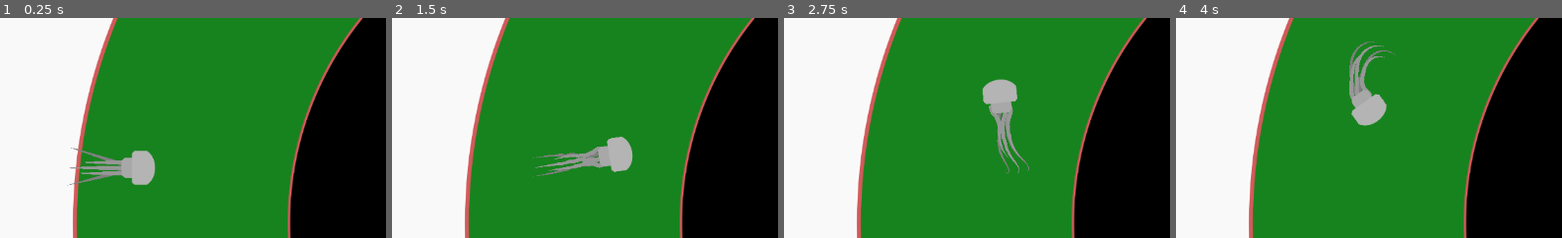
Above: before the commit, frames 1-4 (left to right).
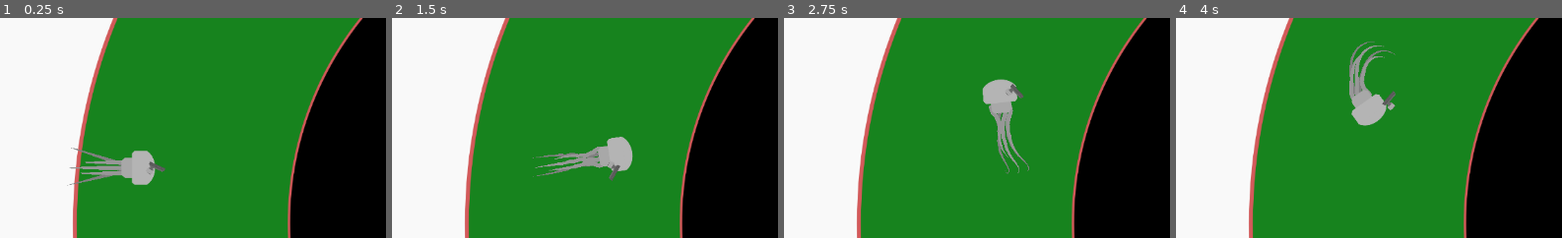
Above: after the commit, the same moments.

Repository: yourname3/eyegame
Game: Godot game, scene res://game.tscn
Two runs of this game, one before a commit and one after it. Both use one fixed random seed, a clock stepped at 60 frames per second and the inputs below. The engine's default icon, where the game draws it, is replaced by a stand-in: a white triangle on a blue panel in a dark square.
Inputs (mouse positions are % of the whole screen's width and height, from its top left):
- Up to frame 1 (0.25 s): no input
- Up to frame 2 (1.5 s): tap Enter at 0.5 s; move the mouse to (71, 45) at 0.52 s; move the mouse to (29, 55) at 1.27 s
- Up to frame 3 (2.75 s): move the mouse to (59, 28) at 2.02 s
- Up to frame 4 (4 s): move the mouse to (44, 70) at 2.77 s; move the mouse to (80, 65) at 3.52 s
The pictures show only the part of the screen within x 32-82%, y 17-67%; the shares and areas given below are measured in that part.

The runs differ from the first frame. In frame 1, 0.1% of the frame differs, in the area x 38-43%, y 65-71%; in frame 2, 0.1%; in frame 3, 0.1%; in frame 4, 0.1%, in the area x 53-57%, y 33-42%.

Commit message:
Janky claw

Diff:
--- /dev/null
+++ b/player/claw.gd
@@ -0,0 +1,20 @@
+extends Node2D
+# Nominally some kind of weapon equip point, that autonomously aims.
+class_name PlayerClaw
+
+# Local coordinates, random wandering target position.
+var target: Vector2 = Vector2.ZERO
+
+var smooth1: Vector2 = Vector2.ZERO
+var smooth2: Vector2 = Vector2.ZERO
+
+
+func _process(delta: float) -> void:
+	const fac = 0.1
+	var noise = Vector2.from_angle(randf_range(0, TAU)) * randf_range(0, 500)
+	smooth1 += (noise - smooth1) * fac
+	smooth2 += (smooth1 - smooth2) * fac
+	target += (smooth2 - target) * fac
+
+	position = position.move_toward(target, 300 * delta)
+	global_rotation = rotate_toward(global_rotation, target.angle(), TAU * delta * 8)
--- /dev/null
+++ b/player/claw.svg
@@ -0,0 +1,71 @@
+<?xml version="1.0" encoding="UTF-8" standalone="no"?>
+<!-- Created with Inkscape (http://www.inkscape.org/) -->
+
+<svg
+   width="128"
+   height="128"
+   viewBox="0 0 33.866666 33.866666"
+   version="1.1"
+   id="svg1"
+   inkscape:version="1.4 (86a8ad7, 2024-10-11)"
+   sodipodi:docname="claw.svg"
+   xmlns:inkscape="http://www.inkscape.org/namespaces/inkscape"
+   xmlns:sodipodi="http://sodipodi.sourceforge.net/DTD/sodipodi-0.dtd"
+   xmlns="http://www.w3.org/2000/svg"
+   xmlns:svg="http://www.w3.org/2000/svg">
+  <sodipodi:namedview
+     id="namedview1"
+     pagecolor="#505050"
+     bordercolor="#eeeeee"
+     borderopacity="1"
+     inkscape:showpageshadow="0"
+     inkscape:pageopacity="0"
+     inkscape:pagecheckerboard="0"
+     inkscape:deskcolor="#505050"
+     inkscape:document-units="px"
+     inkscape:zoom="4.4008137"
+     inkscape:cx="139.17881"
+     inkscape:cy="94.414358"
+     inkscape:window-width="2560"
+     inkscape:window-height="1494"
+     inkscape:window-x="-11"
+     inkscape:window-y="-11"
+     inkscape:window-maximized="1"
+     inkscape:current-layer="layer1" />
+  <defs
+     id="defs1" />
+  <g
+     inkscape:label="Layer 1"
+     inkscape:groupmode="layer"
+     id="layer1">
+    <path
+       id="rect9"
+       style="fill:#878787;fill-opacity:1;stroke-width:2.38125;stroke-linecap:square;stroke-miterlimit:12.9"
+       d="m 4.2367175,17.153691 h 9.1826515 c 0.516757,-0.0089 0.882765,0.168928 0.807737,0.892758 V 24.76339 H 4.2367175 Z"
+       sodipodi:nodetypes="cccccc" />
+    <path
+       style="fill:#696969;fill-opacity:1;stroke:none;stroke-width:2.38125;stroke-linecap:square;stroke-miterlimit:12.9"
+       d="M 5.6917485,27.710202 5.6117625,14.339205 1.6578281,11.977136 1.5661347,6.3602269 32.708307,6.539079 l 0.08503,5.462829 -2.848467,2.557406 -17.769993,-0.09169 0.06377,13.582677 z"
+       id="path9"
+       sodipodi:nodetypes="cccccccccc" />
+    <path
+       id="rect8"
+       style="fill:#a8a8a8;stroke-width:2.38125;stroke-linecap:square;stroke-miterlimit:12.9"
+       d="m 4.2414325,19.59148 h 8.9552265 c 0.460854,0.149187 1.004272,0.16765 1.005101,1.04521 l 0.02567,5.606561 c -0.0171,0.540517 -0.277186,0.858301 -0.775258,0.957928 H 4.2414325 L 1.7163314,25.371254 1.6210174,19.380913 4.2414325,17.194737 Z"
+       sodipodi:nodetypes="cccccccccc" />
+    <rect
+       style="fill:#585858;fill-opacity:1;stroke:none;stroke-width:2.43827;stroke-linecap:square;stroke-miterlimit:12.9"
+       id="rect10"
+       width="31.26779"
+       height="2.3806882"
+       x="1.4405195"
+       y="6.369031" />
+    <rect
+       style="fill:#585858;fill-opacity:1;stroke:none;stroke-width:2.43827;stroke-linecap:square;stroke-miterlimit:12.9"
+       id="rect11"
+       width="31.26779"
+       height="2.3806882"
+       x="1.504288"
+       y="9.642477" />
+  </g>
+</svg>
--- a/player/player_animation.tscn
+++ b/player/player_animation.tscn
@@ -1,8 +1,10 @@
-[gd_scene load_steps=5 format=3 uid="uid://bki43oonjw1f2"]
+[gd_scene load_steps=7 format=3 uid="uid://bki43oonjw1f2"]
 
 [ext_resource type="Script" uid="uid://bwrea3awxyb53" path="res://player/player_animation.gd" id="1_fp5y0"]
 [ext_resource type="Script" uid="uid://cj378pgaoju2f" path="res://player/player_flagellum.gd" id="1_v5hpx"]
 [ext_resource type="Texture2D" uid="uid://dfoct6gc3qe2q" path="res://player/main_body.svg" id="3_t8nns"]
+[ext_resource type="Script" uid="uid://rgmo63w3dx3c" path="res://player/claw.gd" id="4_1wvki"]
+[ext_resource type="Texture2D" uid="uid://bqql7qdcmhd2y" path="res://player/claw.svg" id="4_v3vk1"]
 
 [sub_resource type="Curve" id="Curve_v5hpx"]
 _data = [Vector2(0, 1), 0.0, 0.0483477, 0, 0, Vector2(1, 0), -2.00557, 0.0, 0, 0]
@@ -57,3 +59,14 @@
 position = Vector2(1, -9.53674e-07)
 scale = Vector2(0.59375, 0.59375)
 texture = ExtResource("3_t8nns")
+
+[node name="Claw" type="Node2D" parent="."]
+position = Vector2(85, -28)
+script = ExtResource("4_1wvki")
+
+[node name="Sprite2D" type="Sprite2D" parent="Claw"]
+position = Vector2(18, -7)
+scale = Vector2(0.315821, 0.315821)
+texture = ExtResource("4_v3vk1")
+
+[node name="Line2D6" type="Line2D" parent="."]
Not shown, added: player/claw.gd.uid
Not shown, added: player/claw.svg.import
